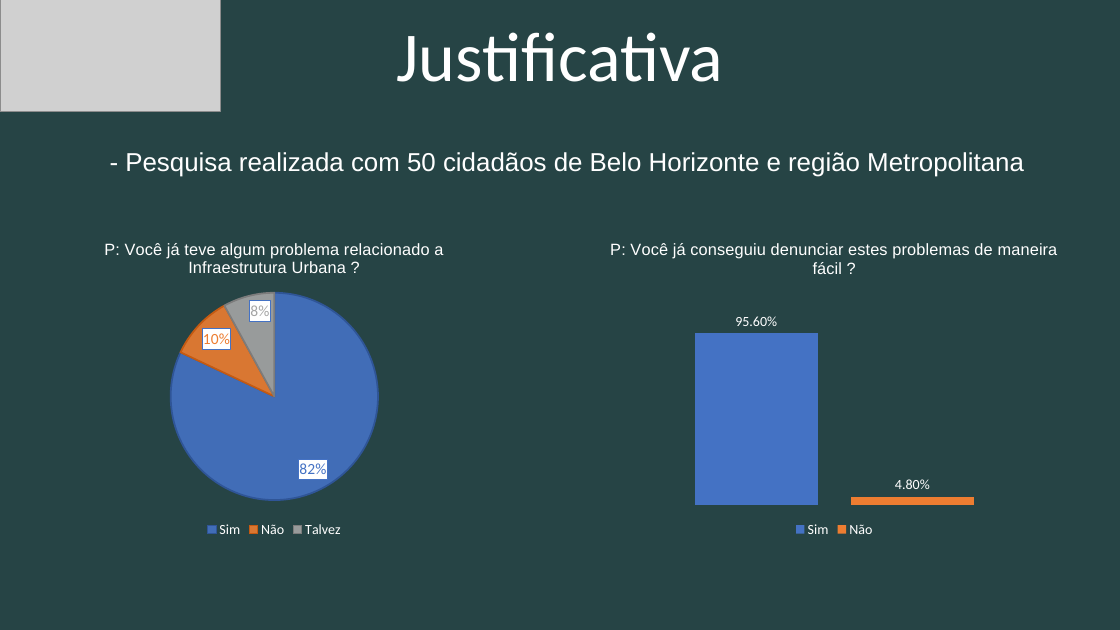
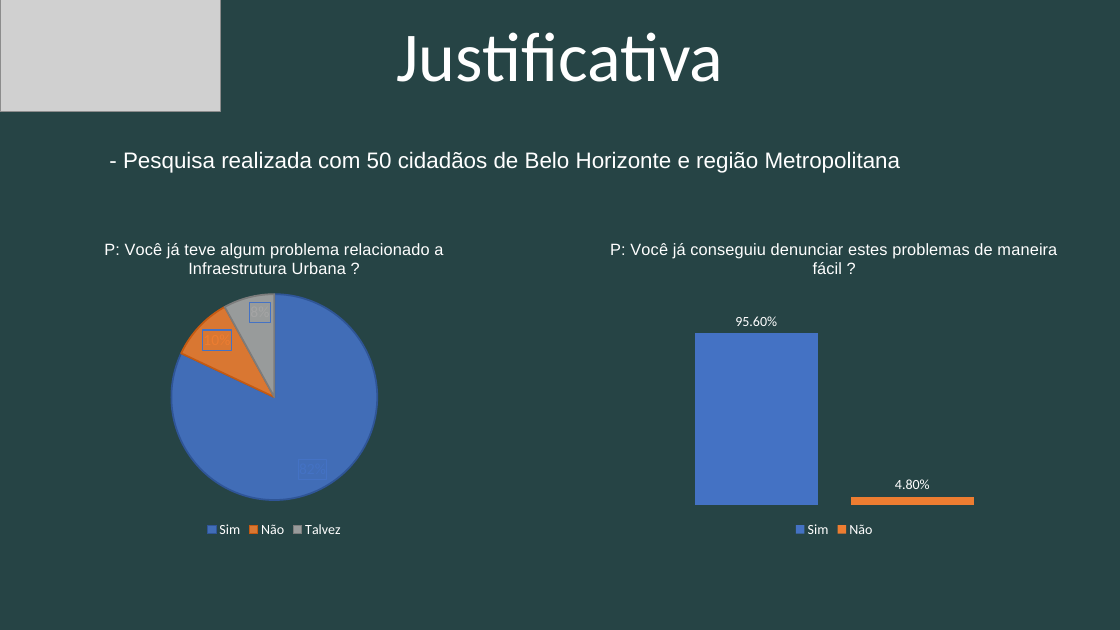
Before and after one commit to ICEI-PUC-Minas-PPLES-TI/plf-es-2020-2-tiii-0940100-cit, a slide deck: slide 4 of Divulgacao/Apresentacao/ProjetoCIT.pptx. Drawn at 1120x630 pixels with LibreOffice and Linux fonts; fonts in the diff are those of the drawing; grey boxes stand for pictures. Boxes give left, top, right and bottom in pixels: in the first picture for what was removed or moved away, otherwise in the second. Text is boxed around its words. In the diff, an @@ line names an element or a change of style, - is before the commit and + after.

```diff
--- a/Divulgacao/Apresentacao/ProjetoCIT.pptx
+++ b/Divulgacao/Apresentacao/ProjetoCIT.pptx
@@ text "- Pesquisa realizada com 50 ..." at [123, 151, 901, 173]: size 22.2 to 19.2 pt @@
@@ pie chart at [0, 225, 549, 541] @@
@@ title "P: Você já teve algum problema relacionado a Infraestrutura Urbana ? " to "P: Você já teve algum problema relacionado a Infraestrutura Urbana ?" @@
@@ Series 1, Sim: 0.82 to 82 @@
@@ Series 1, Não: 0.1 to 10 @@
@@ Series 1, Talvez: 0.08 to 8 @@
@@ data labels of Series 1 changed @@
@@ lettering changed @@
@@ column chart at [549, 225, 1120, 541] @@
@@ title "P: Você já conseguiu denunciar estes problemas de maneira fácil ? " to "P: Você já conseguiu denunciar estes problemas de maneira fácil ?" @@
@@ data labels of Sim changed @@
@@ colours of single points changed @@
@@ data labels of Não changed @@
@@ value axis changed @@
@@ lettering changed @@
```
Also in this commit, not shown: 7 other slides changed.
